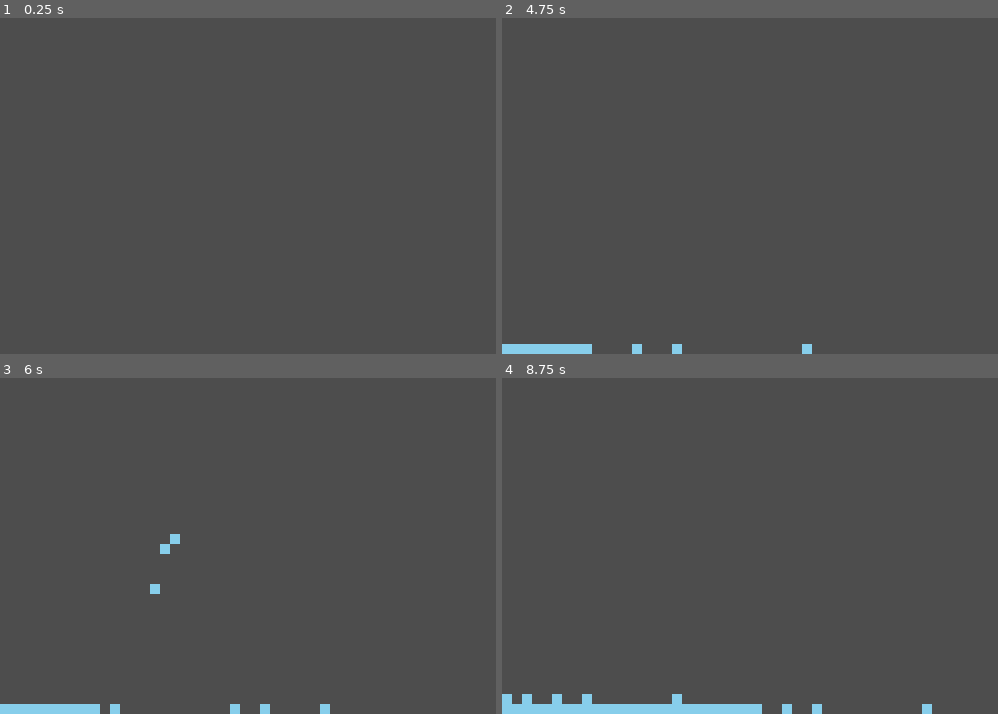
Above: before the commit, frames 1-4 (two rows, left to right).
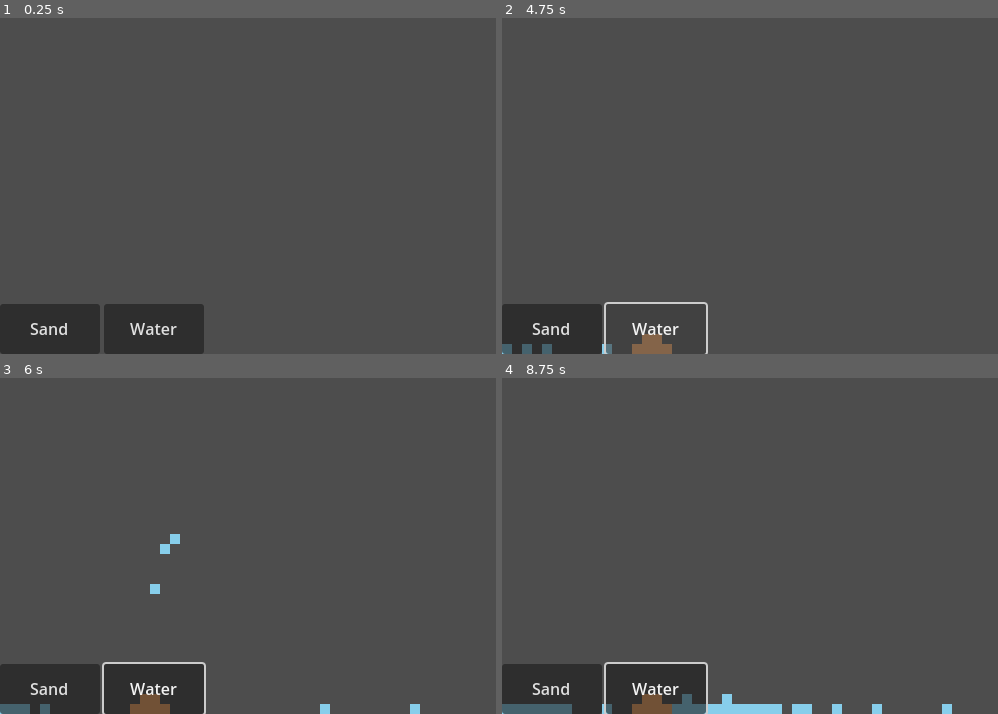
Above: after the commit, the same moments.

Repository: stereoa/Godot-Falling-Sand
Game: Godot game, scene res://sandbox.tscn
Two runs of this game, one before a commit and one after it. Both use one fixed random seed, a clock stepped at 60 frames per second and the inputs below.
Inputs (mouse positions are in pixels of both pictures, inside the frame that each line leads up to):
- Up to frame 1 (0.25 s): no input
- Up to frame 2 (4.75 s): click (551, 330) at 0.5 s, where only the run after the commit has a clickable "Sand"; click (655, 330) at 1.25 s, where only the run after the commit has a clickable "Water"; click (551, 330) at 2 s, where only the run after the commit has a clickable "Sand"; click (655, 330) at 2.75 s, where only the run after the commit has a clickable "Water"; click (551, 330) at 3.5 s, where only the run after the commit has a clickable "Sand"; click (655, 330) at 4.25 s, where only the run after the commit has a clickable "Water"
- Up to frame 3 (6 s): move the mouse to (362, 438) at 5.02 s; click (362, 438) at 5.17 s; drag from (148, 488) to (223, 562) at 5.77 s
- Up to frame 4 (8.75 s): move the mouse to (outside the picture) at 6.52 s; click (outside the picture) at 6.67 s; drag from (725, 562) to (601, 388) at 7.27 s; move the mouse to (903, 539) at 8.02 s; click (903, 539) at 8.17 s

The runs differ from the first frame. In frame 1, 5.9% of the frame differs, in the area x 0-42%, y 85-100%; in frame 2, 3.9%; in frame 3, 6.4%; in frame 4, 6.8%, in the area x 0-91%, y 84-100%.

Commit message:
Added loading of element types from script files and auto generation of buttons to switch types

Diff:
--- /dev/null
+++ b/element_registry.gd
@@ -0,0 +1,43 @@
+extends Node
+
+# Stores { ID (int) : LogicInstance (Element) }
+var registry: Dictionary = {}
+# Stores { Name (String) : ID (int) } for easy lookup
+var name_to_id: Dictionary = {}
+
+func _ready():
+	# Automatically scan the folder when the game starts
+	discover_elements("res://elements/")
+
+func discover_elements(path: String):
+	var dir = DirAccess.open(path)
+	if not dir:
+		print("Error: Could not open path ", path)
+		return
+
+	dir.list_dir_begin()
+	var file_name = dir.get_next()
+	var current_id = 1
+
+	while file_name != "":
+		# Only load .gd scripts (and skip the base Element.gd if it's in there)
+		if file_name.ends_with(".gd") and file_name != "element.gd":
+			var script = load(path + file_name)
+			var instance = script.new()
+
+			# Add to our dictionaries
+			registry[current_id] = instance
+			name_to_id[instance.get_name()] = current_id
+
+			print("Registered: ", instance.get_name(), " as ID: ", current_id)
+			current_id += 1
+
+		file_name = dir.get_next()
+
+# Helper to get the logic from a grid number
+func get_element(id: int) -> Element:
+	return registry.get(id, null)
+
+# Helper to get an ID by string (e.g., for setting the brush)
+func get_id(element_name: String) -> int:
+	return name_to_id.get(element_name, 0)
--- /dev/null
+++ b/element_selector.gd
@@ -0,0 +1,24 @@
+extends HBoxContainer
+
+signal element_selected(type_id: int)
+
+func _ready():
+	call_deferred("generate_buttons")
+
+func generate_buttons():
+	for child in get_children():
+		child.queue_free()
+
+	for type_id in ElementRegistry.registry.keys():
+		var logic = ElementRegistry.get_element(type_id)
+
+		var btn = Button.new()
+		btn.text = logic.get_name()
+		btn.custom_minimum_size = Vector2(100, 50)
+
+		btn.pressed.connect(_on_btn_pressed.bind(type_id))
+
+		add_child(btn)
+
+func _on_btn_pressed(type_id: int):
+	element_selected.emit(type_id)
--- a/elements/element.gd
+++ b/elements/element.gd
@@ -1,7 +1,11 @@
 class_name Element
 extends RefCounted
 
-var color: Color = Color.WHITE
+static func get_name() -> String:
+	return "Empty"
+
+static func get_color() -> Color:
+	return Color.WHITE
 
 static func move(x: int, y: int, grid: Array, width: int, height: int):
 	pass
--- a/elements/sand.gd
+++ b/elements/sand.gd
@@ -1,13 +1,17 @@
 class_name SandElement
 extends Element
 
-static func get_color():
+
+static func get_name() -> String:
+	return "Sand"
+
+static func get_color() -> Color:
 	return Color.SANDY_BROWN
 
 static func move(x: int, y: int, grid: Array, width: int, height: int):
 	if y + 1 < height:
 		# Down
-		if grid[x][y + 1] == 0: # 0 is EMPTY
+		if grid[x][y + 1] == 0:
 			return Vector2i(x, y + 1)
 		# Diagonals
 		for dx in [-1, 1]:
--- a/elements/water.gd
+++ b/elements/water.gd
@@ -1,7 +1,10 @@
 class_name WaterElement
 extends Element
 
-static func get_color():
+static func get_name() -> String:
+	return "Water"
+
+static func get_color() -> Color:
 	return Color.SKY_BLUE
 
 static func move(x: int, y: int, grid: Array, width: int, height: int):
--- a/project.godot
+++ b/project.godot
@@ -15,6 +15,10 @@
 config/features=PackedStringArray("4.5", "Mobile")
 config/icon="res://icon.svg"
 
+[autoload]
+
+ElementRegistry="*res://element_registry.gd"
+
 [display]
 
 window/size/viewport_width=500
--- /dev/null
+++ b/renderer.gd
@@ -0,0 +1,28 @@
+extends Node2D
+
+var grid_data: Array = []
+var behaviors: Dictionary = {}
+var cell_size: int = 10
+
+func _process(_delta):
+	queue_redraw()
+
+func _draw():
+	if grid_data.is_empty():
+		return
+
+	for x in range(grid_data.size()):
+		for y in range(grid_data[x].size()):
+			var type_id = grid_data[x][y]
+
+			if type_id != 0:
+				var color = behaviors[type_id].get_color()
+
+				var rect = Rect2(
+					x * cell_size,
+					y * cell_size,
+					cell_size,
+					cell_size
+				)
+
+				draw_rect(rect, color)
--- a/sandbox.gd
+++ b/sandbox.gd
@@ -1,19 +1,15 @@
 extends Node2D
+
+@onready var renderer = $Renderer
 
 var width: int
 var height: int
 var cell_size = 10
 
-var grid = []
+var sim: Simulation
 
-enum Type { EMPTY, SAND, WATER }
-
-var behaviors = {
-	Type.SAND: SandElement,
-	Type.WATER: WaterElement
-}
-
-var current_type = Type.WATER
+var types = {}
+var current_type = 0
 
 func _ready():
 	# Get the actual screen size in pixels
@@ -23,11 +19,18 @@
 	width = int(screen_size.x / cell_size)
 	height = int(screen_size.y / cell_size)
 
-	# Initialize the grid with the new dimensions
-	for x in range(width):
-		grid.append([])
-		for y in range(height):
-			grid[x].append(Type.EMPTY)
+	%ElementButtons.element_selected.connect(_on_element_changed)
+
+	for id in ElementRegistry.registry.keys():
+		var element = ElementRegistry.get_element(id)
+		types[id] = element
+
+	sim = Simulation.new()
+	sim.setup(width, height)
+
+	renderer.grid_data = sim.grid
+	renderer.behaviors = types
+	renderer.cell_size = cell_size
 
 func _input(event):
 	# Handles touch and drag for Android
@@ -37,29 +40,10 @@
 
 		# Boundary check
 		if grid_x >= 0 and grid_x < width and grid_y >= 0 and grid_y < height:
-			grid[grid_x][grid_y] = current_type
+			sim.grid[grid_x][grid_y] = current_type
 
 func _process(_delta):
-	update_physics()
-	queue_redraw()
+	sim.step(types)
 
-func _draw():
-	for x in range(width):
-		for y in range(height):
-			var type = grid[x][y]
-			if type != Type.EMPTY:
-				draw_rect(Rect2(x*cell_size, y*cell_size, cell_size, cell_size), behaviors[type].get_color())
-
-func update_physics():
-	# Loop bottom-to-top
-	for x in range(width):
-		for y in range(height - 1, -1, -1):
-			var type = grid[x][y]
-			if type == Type.EMPTY: continue
-
-			var logic = behaviors[type]
-			var next_pos = logic.move(x, y, grid, width, height)
-
-			if next_pos:
-				grid[next_pos.x][next_pos.y] = type
-				grid[x][y] = Type.EMPTY
+func _on_element_changed(id: int):
+	current_type = id
--- a/sandbox.tscn
+++ b/sandbox.tscn
@@ -1,10 +1,23 @@
-[gd_scene load_steps=2 format=3 uid="uid://bc8xm8ube8o1"]
+[gd_scene load_steps=4 format=3 uid="uid://bc8xm8ube8o1"]
 
 [ext_resource type="Script" uid="uid://2hnxan454spa" path="res://sandbox.gd" id="1_y8ncq"]
+[ext_resource type="Script" uid="uid://dnmsftgcokpmi" path="res://renderer.gd" id="2_cojph"]
+[ext_resource type="Script" uid="uid://bk1cjn8wji0uu" path="res://element_selector.gd" id="2_p7lbm"]
 
 [node name="Sandbox" type="Node2D"]
 script = ExtResource("1_y8ncq")
 
-[node name="Particles" type="Node2D" parent="."]
+[node name="UI" type="CanvasLayer" parent="."]
 
-[node name="CanvasLayer" type="CanvasLayer" parent="."]
+[node name="ElementButtons" type="HBoxContainer" parent="UI"]
+unique_name_in_owner = true
+anchors_preset = 12
+anchor_top = 1.0
+anchor_right = 1.0
+anchor_bottom = 1.0
+grow_horizontal = 2
+grow_vertical = 0
+script = ExtResource("2_p7lbm")
+
+[node name="Renderer" type="Node2D" parent="."]
+script = ExtResource("2_cojph")
--- /dev/null
+++ b/simulation.gd
@@ -0,0 +1,29 @@
+class_name Simulation
+extends Resource
+
+@export var grid: Array = []
+@export var width: int
+@export var height: int
+
+func setup(w: int, h: int):
+	width = w
+	height = h
+	grid = []
+	for x in range(width):
+		grid.append([])
+		for y in range(height):
+			grid[x].append(0)
+
+func step(behaviors: Dictionary):
+	# Loop bottom-to-top
+	for x in range(width):
+		for y in range(height - 1, -1, -1):
+			var type = grid[x][y]
+			if type == 0: continue
+
+			var logic = behaviors[type]
+			var next_pos = logic.move(x, y, grid, width, height)
+
+			if next_pos:
+				grid[next_pos.x][next_pos.y] = type
+				grid[x][y] = 0
Not shown, added: element_registry.gd.uid
Not shown, added: element_selector.gd.uid
Not shown, added: renderer.gd.uid
Not shown, added: simulation.gd.uid
